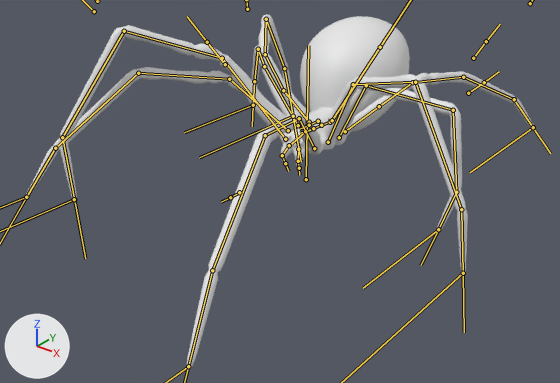
The FBX model Assets/Art/Characters/Models/SK_Spider.fbx, before and after one commit.
The view is the same before and after, from a camera (50 mm lens) standing at (17.3, -23.4, 13.5) and looking at (-0.1, -1.6, 0.0). Lighting does not change. The marker at lower left points along +X, +Y and +Z. Both versions are drawn at frame 29 of the action 'SK_Spider|A_Spider_Walk'; the numbers are the values there. The bones that bend it are drawn over the model as lines.

Objects in the first picture: 'SM_Spider'.
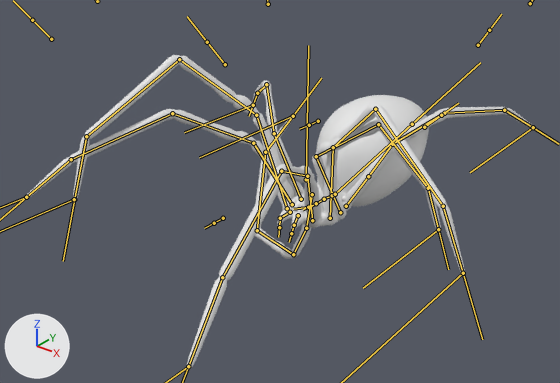
Where the change shows, as pixel boxes (x1, y1, x2, y2) in the pictures (560 x 383 px):
'SM_Spider', posed (12% shorter): before (25, 14, 534, 369); after (25, 55, 534, 369)
bone 'spine_00', root to tip: before (330, 122) to (321, 125); after (332, 195) to (323, 199)
bone 'backLeg_00_L', root to tip: before (345, 131) to (379, 106); after (346, 206) to (368, 176)
bone 'backLeg_02_L', root to tip: before (412, 82) to (463, 77); after (392, 144) to (444, 113)
bone 'backLeg_03_L', root to tip: before (463, 77) to (514, 99); after (444, 113) to (504, 110)
bone 'sideLeg02_00_L', root to tip: before (339, 137) to (366, 85); after (340, 212) to (316, 156)
bone 'sideLeg02_02_L', root to tip: before (453, 110) to (456, 192); after (378, 124) to (428, 188)
bone 'sideLeg01_00_L', root to tip: before (328, 142) to (353, 84); after (330, 218) to (333, 147)
bone 'sideLeg01_02_L', root to tip: before (415, 82) to (461, 209); after (375, 109) to (443, 206)
bone 'spine_03', root to tip: before (305, 131) to (291, 144); after (308, 207) to (293, 209)
bone 'frontLeg_00_L', root to tip: before (314, 148) to (299, 118); after (312, 220) to (307, 176)
bone 'frontLeg_00_R', root to tip: before (285, 139) to (222, 58); after (287, 208) to (256, 115)
bone 'sideLeg01_00_R', root to tip: before (288, 130) to (229, 79); after (292, 204) to (253, 143)
bone 'sideLeg02_00_R', root to tip: before (298, 125) to (264, 66); after (301, 199) to (274, 133)
bone 'backLeg_00_R', root to tip: before (309, 122) to (283, 90); after (312, 194) to (306, 228)
bone 'butt_CTRL', root to tip: before (330, 122) to (330, 118); after (332, 195) to (332, 192)

The change, as a list of edits to the scene's bpy script:
```text
Change bone_spine_00:
    where bone_spine_00 = bpy.data.objects['SK_Spider'].pose.bones['spine_00']  # child of 'root'
    bone_spine_00.location: (-0.2, -0.34, -3.28) -> (-0.41, -0.68, -6.56)
Change bone_backleg_00_l:
    where bone_backleg_00_l = bpy.data.objects['SK_Spider'].pose.bones['backLeg_00_L']  # child of 'spine_00'
    bone_backleg_00_l.rotation_quaternion: (0.996, 0.071, 0.052, -0.017) -> (-0.966, -0.237, -0.094, 0.033)  # degrees (8, 6, -1) -> degrees (28, 11, -1)
Change bone_backleg_02_l:
    where bone_backleg_02_l = bpy.data.objects['SK_Spider'].pose.bones['backLeg_02_L']  # child of 'backLeg_01_L'
    bone_backleg_02_l.rotation_quaternion: (0.998, 0.049, -0.015, -0.035) -> (0.999, 0.039, -0.012, -0.028)  # degrees (6, -1, -4) -> degrees (5, -1, -3)
Change bone_backleg_03_l:
    where bone_backleg_03_l = bpy.data.objects['SK_Spider'].pose.bones['backLeg_03_L']  # child of 'backLeg_02_L'
    bone_backleg_03_l.rotation_quaternion: (0.994, 0.101, -0.005, -0.029) -> (0.996, 0.084, -0.004, -0.024)  # degrees (12, 0, -3) -> degrees (10, 0, -3)
Change bone_sideleg02_00_l:
    where bone_sideleg02_00_l = bpy.data.objects['SK_Spider'].pose.bones['sideLeg02_00_L']  # child of 'spine_01'
    bone_sideleg02_00_l.rotation_quaternion: (0.864, 0.317, -0.266, -0.285) -> (0.687, 0.607, -0.166, -0.364)  # degrees (47, -16, -44) -> degrees (78, 12, -46)
Change bone_sideleg02_02_l:
    where bone_sideleg02_02_l = bpy.data.objects['SK_Spider'].pose.bones['sideLeg02_02_L']  # child of 'sideLeg02_01_L'
    bone_sideleg02_02_l.rotation_quaternion: (0.968, -0.228, 0.004, 0.107) -> (0.959, -0.255, 0.004, 0.12)  # degrees (-26, 3, 12) -> degrees (-29, 4, 13)
Change bone_sideleg01_00_l:
    where bone_sideleg01_00_l = bpy.data.objects['SK_Spider'].pose.bones['sideLeg01_00_L']  # child of 'spine_02'
    bone_sideleg01_00_l.rotation_quaternion: (0.951, 0.288, 0.093, 0.064) -> (0.858, 0.501, 0.101, 0.052)  # degrees (34, 8, 10) -> degrees (61, 7, 11)
Change bone_sideleg01_02_l:
    where bone_sideleg01_02_l = bpy.data.objects['SK_Spider'].pose.bones['sideLeg01_02_L']  # child of 'sideLeg01_01_L'
    bone_sideleg01_02_l.rotation_quaternion: (0.981, -0.195, -0.003, -0.015) -> (0.976, -0.219, -0.003, -0.016)  # degrees (-22, -1, -2) -> degrees (-25, -1, -2)
Change bone_spine_03:
    where bone_spine_03 = bpy.data.objects['SK_Spider'].pose.bones['spine_03']  # child of 'spine_02'
    bone_spine_03.rotation_quaternion: (0.991, -0.132, 0.0, -0.013) -> (0.986, 0.154, -0.01, -0.058)  # degrees (-15, 0, -2) -> degrees (18, 0, -7)
Change bone_frontleg_00_l:
    where bone_frontleg_00_l = bpy.data.objects['SK_Spider'].pose.bones['frontLeg_00_L']  # child of 'spine_03'
    bone_frontleg_00_l.rotation_quaternion: (0.96, 0.254, -0.01, 0.115) -> (0.983, 0.121, 0.086, 0.106)  # degrees (29, -4, 12) -> degrees (15, 8, 13)
Change bone_frontleg_00_r:
    where bone_frontleg_00_r = bpy.data.objects['SK_Spider'].pose.bones['frontLeg_00_R']  # child of 'spine_03'
    bone_frontleg_00_r.rotation_quaternion: (0.882, 0.393, -0.036, -0.256) -> (0.922, 0.332, -0.088, -0.178)  # degrees (46, 8, -29) -> degrees (40, -3, -23)
Change bone_sideleg01_00_r:
    where bone_sideleg01_00_r = bpy.data.objects['SK_Spider'].pose.bones['sideLeg01_00_R']  # child of 'spine_02'
    bone_sideleg01_00_r.rotation_quaternion: (0.977, 0.135, 0.138, 0.086) -> (0.944, 0.28, 0.161, 0.072)  # degrees (17, 14, 12) -> degrees (35, 15, 13)
Change bone_sideleg02_00_r:
    where bone_sideleg02_00_r = bpy.data.objects['SK_Spider'].pose.bones['sideLeg02_00_R']  # child of 'spine_01'
    bone_sideleg02_00_r.rotation_quaternion: (0.977, 0.209, -0.04, 0.017) -> (0.918, 0.383, -0.091, 0.043)  # degrees (24, -5, 1) -> degrees (45, -11, 1)
Change bone_backleg_00_r:
    where bone_backleg_00_r = bpy.data.objects['SK_Spider'].pose.bones['backLeg_00_R']  # child of 'spine_00'
    bone_backleg_00_r.rotation_quaternion: (0.892, 0.282, 0.054, 0.349) -> (0.195, -0.236, -0.477, 0.824)  # degrees (33, -6, 41) -> degrees (-64, 12, 146)
Change bone_butt_ctrl:
    where bone_butt_ctrl = bpy.data.objects['SK_Spider'].pose.bones['butt_CTRL']  # child of 'spine_00'
    bone_butt_ctrl.rotation_quaternion: (0.996, 0.025, 0.09, 0.002) -> (0.997, 0.027, -0.077, 0.006)  # degrees (3, 10, 0) -> degrees (3, -9, 0)
```
